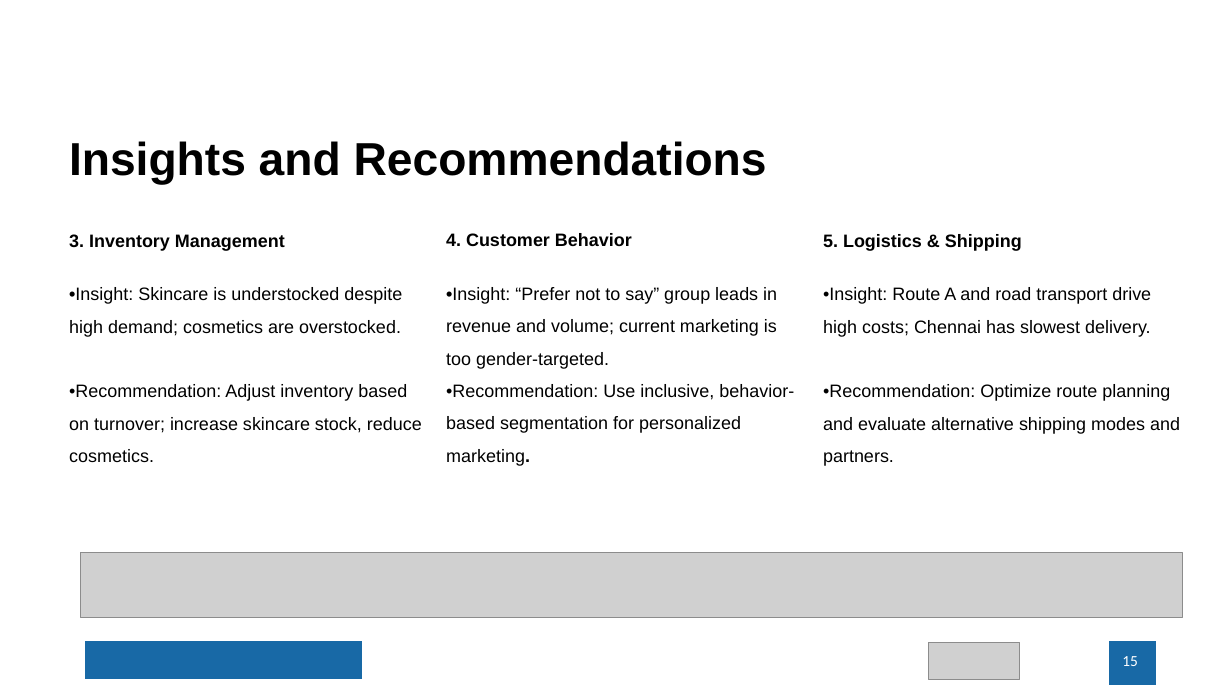
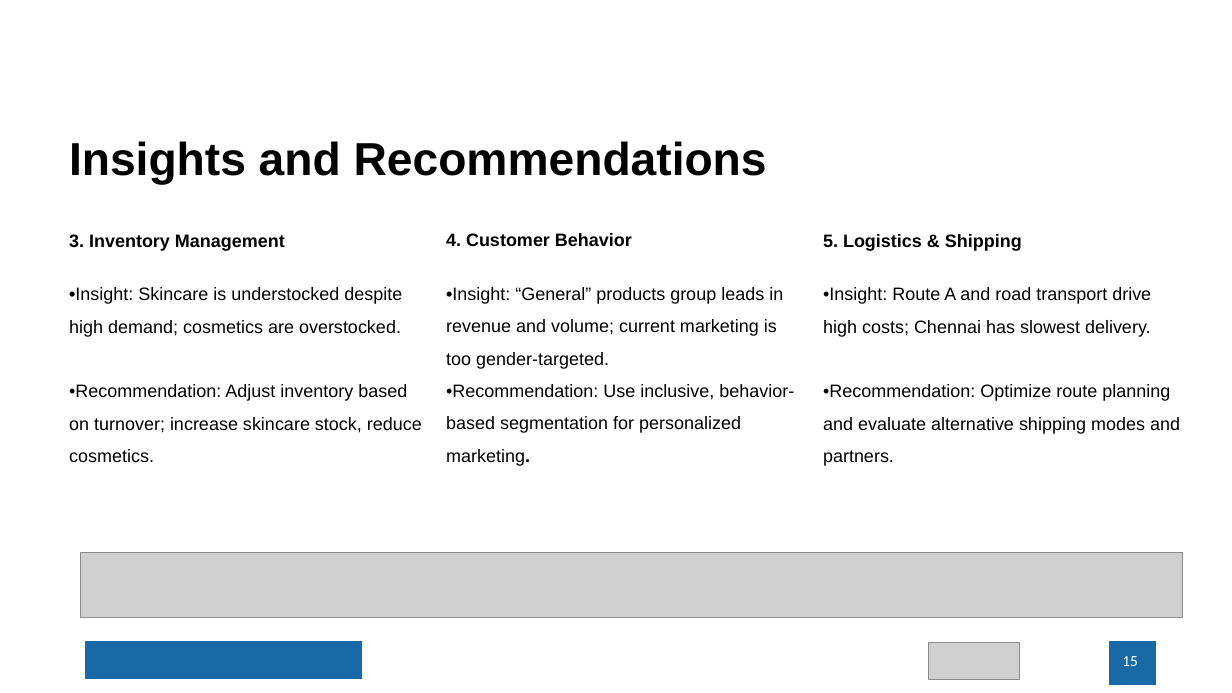
Before and after one commit to Moeayman13/supply-chain-analysis, a slide deck: slide 15 of Project presentation/presentation .pptx. Drawn at 1232x693 pixels with LibreOffice and Linux fonts; fonts in the diff are those of the drawing; grey boxes stand for pictures; background and template pictures are left out. Boxes give left, top, right and bottom in pixels: in the first picture for what was removed or moved away, otherwise in the second. Text is boxed around its words. In the diff, an @@ line names an element or a change of style, - is before the commit and + after.

```diff
--- a/Project presentation/presentation .pptx
+++ b/Project presentation/presentation .pptx
@@ text at (446,287,783,369): text changed @@
-•Insight: “Prefer not to say” group leads in revenue and volume; current marketing is too gender-targeted.
+•Insight: “General” products group leads in revenue and volume; current marketing is too gender-targeted.
```
Also in this commit, not shown: 8 other slides changed.
